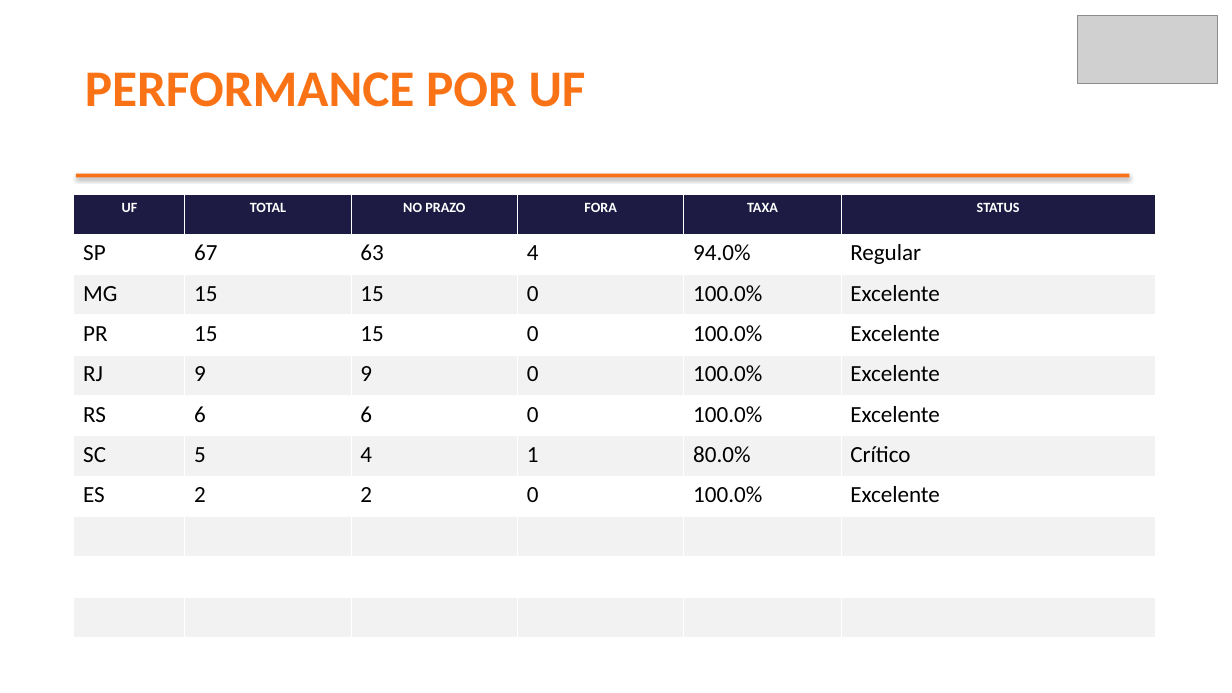
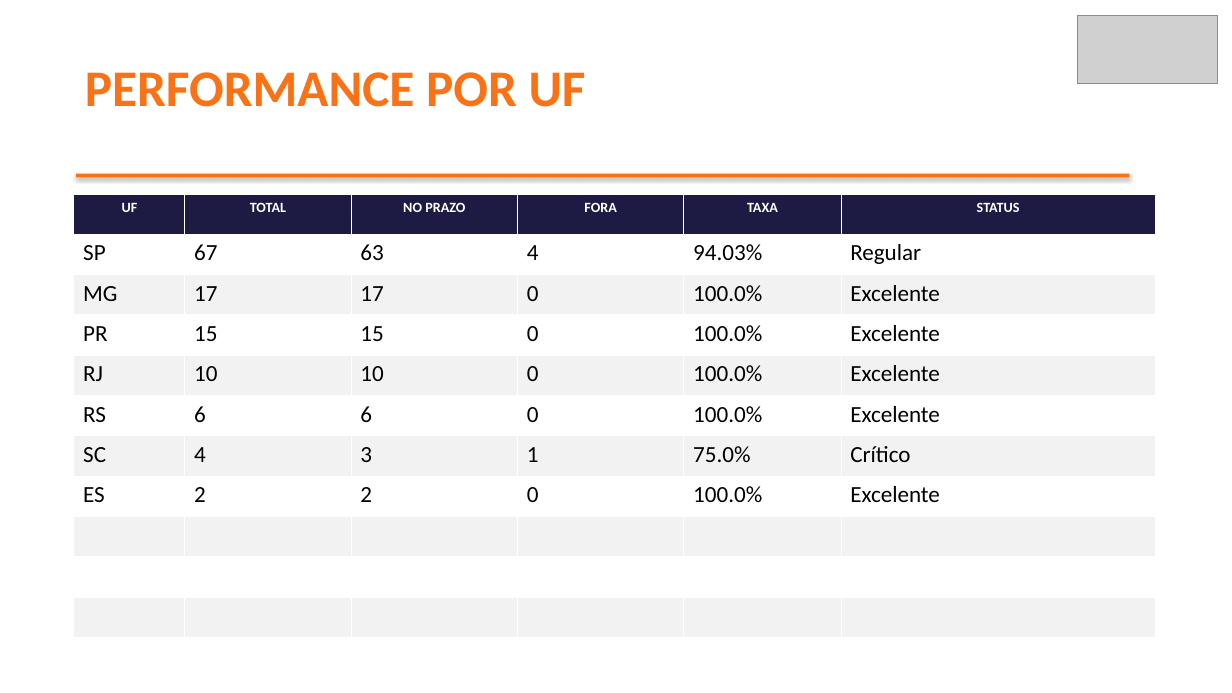
Before and after one commit to brendaelicia-sketch/PortoEX, a slide deck: slide 5 of pptx/maio_2026/TECADI_ARMAZENS_GERAIS_LTDA_(I.pptx. Drawn at 1232x693 pixels with LibreOffice and Linux fonts; fonts in the diff are those of the drawing; grey boxes stand for pictures. Boxes give left, top, right and bottom in pixels: in the first picture for what was removed or moved away, otherwise in the second. Text is boxed around its words. In the diff, an @@ line names an element or a change of style, - is before the commit and + after.

```diff
--- a/pptx/maio_2026/TECADI_ARMAZENS_GERAIS_LTDA_(I.pptx
+++ b/pptx/maio_2026/TECADI_ARMAZENS_GERAIS_LTDA_(I.pptx
@@ table at box(74, 194, 1155, 638) @@
-row 2, column 5: 94.0%
+row 2, column 5: 94.03%
-row 3, column 2: 15
+row 3, column 2: 17
-row 3, column 3: 15
+row 3, column 3: 17
-row 5, column 2: 9
+row 5, column 2: 10
-row 5, column 3: 9
+row 5, column 3: 10
-row 7: SC | 5 | 4 | 1 | 80.0% | Crítico
+row 7: SC | 4 | 3 | 1 | 75.0% | Crítico
```
Also in this commit, not shown: 4 other slides changed, 1 slide added, 1 slide removed.
